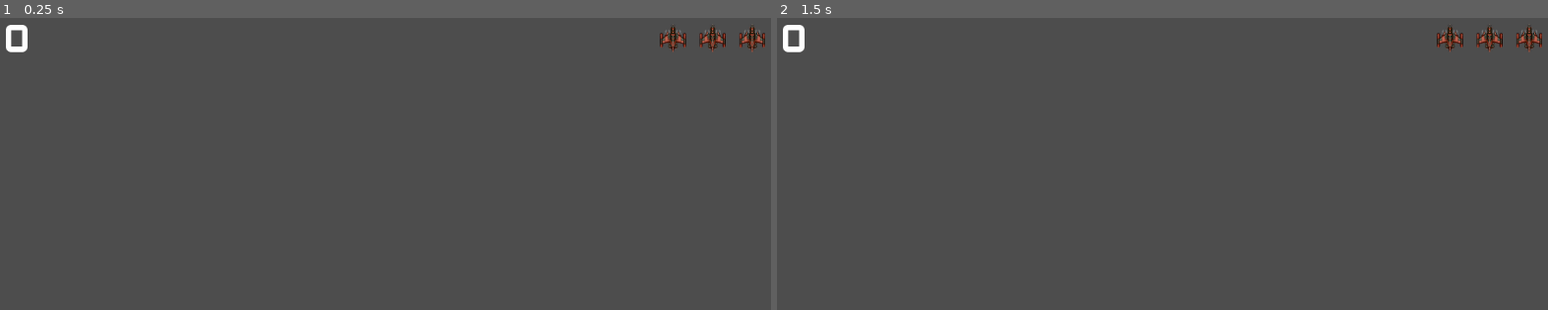
Above: before the commit, frames 1-2 (left to right).
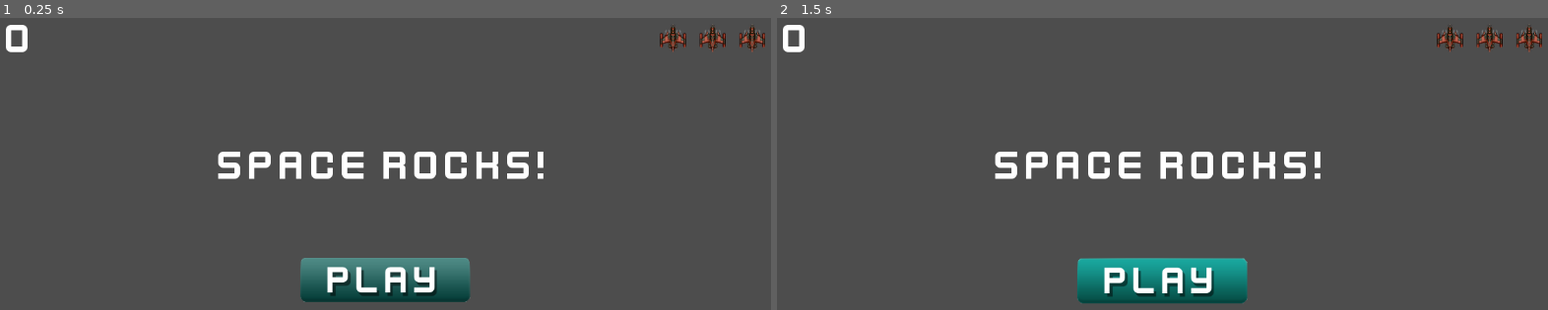
Above: after the commit, the same moments.

Repository: AnshKoshti/space-rocks
Game: Godot game, scene res://scenes/hud.tscn
Same seed, same stepped clock (60 frames per second), same inputs: the game is played once before the commit and once after it. This scene is started directly instead of the project's main scene.
Inputs (mouse positions are in pixels of both pictures, inside the frame that each line leads up to):
- Up to frame 1 (0.25 s): no input
- Up to frame 2 (1.5 s): click (1162, 280) at 0.52 s; click (1162, 280) at 1.27 s

The runs differ from the first frame. In frame 1, 5.2% of the frame differs, in the area x 28-71%, y 45-98%; in frame 2, 5.3%.

Commit message:
UI layout completed.

Diff:
--- a/scenes/hud.tscn
+++ b/scenes/hud.tscn
@@ -1,9 +1,15 @@
-[gd_scene load_steps=4 format=3 uid="uid://dfroapgpp0n6t"]
+[gd_scene load_steps=7 format=3 uid="uid://dfroapgpp0n6t"]
 
 [ext_resource type="FontFile" uid="uid://cyta3lc2c6ve0" path="res://assets/kenvector_future_thin.ttf" id="1_ahhtf"]
 [ext_resource type="Texture2D" uid="uid://dyuwg3aqb8p86" path="res://assets/player_small.png" id="2_oo0fn"]
+[ext_resource type="Texture2D" uid="uid://iayj538h6gv6" path="res://assets/play_button.png" id="3_5ysmq"]
+[ext_resource type="Texture2D" uid="uid://cvrn5uarh7qnq" path="res://assets/play_button_h.png" id="4_6fi6k"]
 
 [sub_resource type="LabelSettings" id="LabelSettings_oo0fn"]
+font = ExtResource("1_ahhtf")
+font_size = 64
+
+[sub_resource type="LabelSettings" id="LabelSettings_6fi6k"]
 font = ExtResource("1_ahhtf")
 font_size = 64
 
@@ -49,3 +55,26 @@
 layout_mode = 2
 texture = ExtResource("2_oo0fn")
 stretch_mode = 5
+
+[node name="VBoxContainer" type="VBoxContainer" parent="."]
+anchors_preset = 14
+anchor_top = 0.5
+anchor_right = 1.0
+anchor_bottom = 0.5
+offset_top = -61.5
+offset_bottom = 61.5
+grow_horizontal = 2
+grow_vertical = 2
+theme_override_constants/separation = 100
+
+[node name="Message" type="Label" parent="VBoxContainer"]
+layout_mode = 2
+text = "Space Rocks!"
+label_settings = SubResource("LabelSettings_6fi6k")
+horizontal_alignment = 1
+
+[node name="StartButton" type="TextureButton" parent="VBoxContainer"]
+layout_mode = 2
+size_flags_horizontal = 4
+texture_normal = ExtResource("3_5ysmq")
+texture_hover = ExtResource("4_6fi6k")
